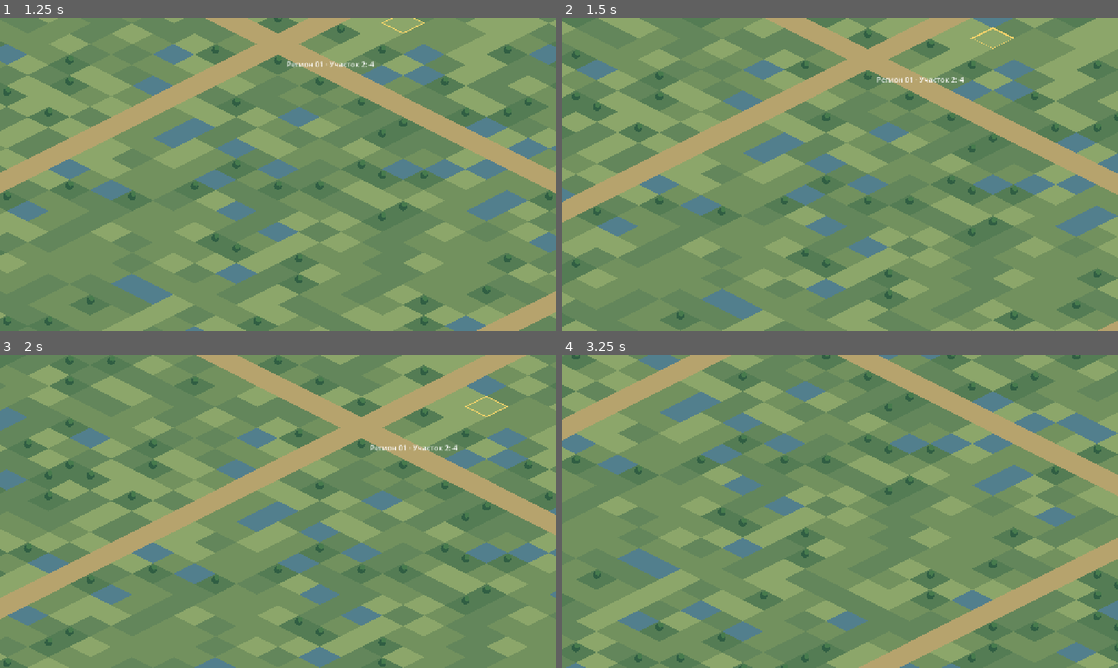
Above: before the commit, frames 1-4 (two rows, left to right).
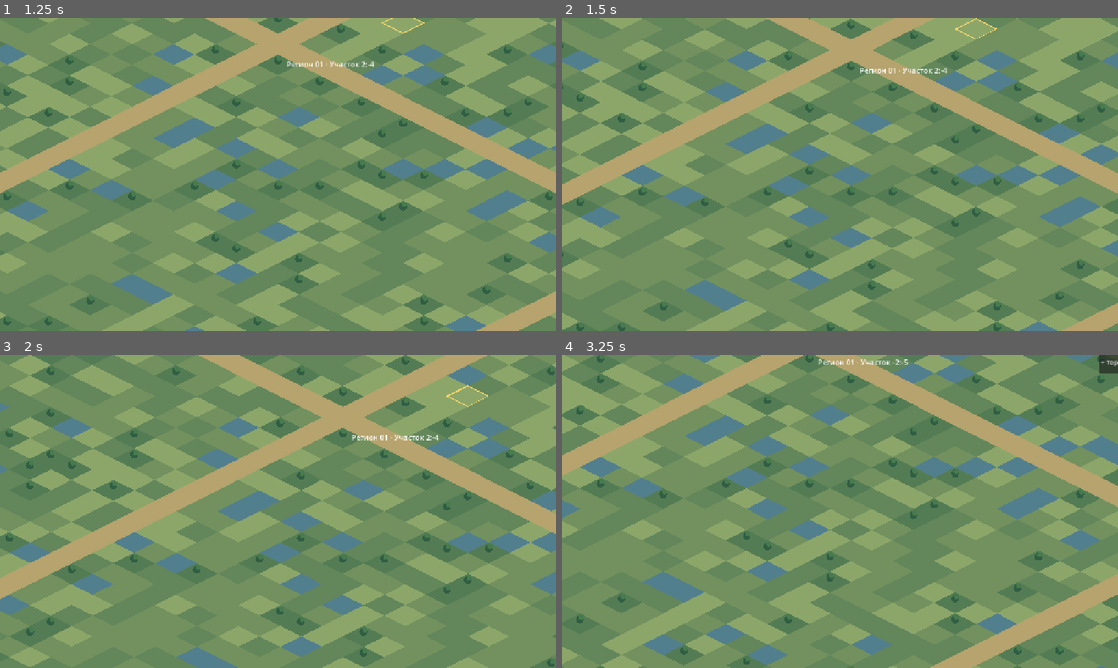
Above: after the commit, the same moments.

Repository: maillunex-lang/LunexEconom
Game: Godot game, scene res://world.tscn
The game is run twice, just before and just after one commit, with the same random seed, the same clock (stepped at 60 frames per second) and the same inputs.
Inputs (mouse positions are in pixels of both pictures, inside the frame that each line leads up to):
- Up to frame 1 (1.25 s): tap Enter at 0.5 s; move the mouse to (400, 158) at 0.52 s; click (400, 158) at 0.67 s
- Up to frame 2 (1.5 s): tap Space at 1.25 s; drag from (728, 190) to (812, 237) at 1.27 s
- Up to frame 3 (2 s): no input
- Up to frame 4 (3.25 s): move the mouse to (895, 442) at 2.02 s; click (895, 442) at 2.17 s; tap Enter at 2.75 s; drag from (812, 574) to (673, 464) at 2.77 s

Frame 1 is identical in both runs. In frame 2, 49% of the frame differs, in the area x 0-100%, y 0-100%; in frame 3, 55%; in frame 4, 59%.

Commit message:
feat(camera): frame-independent eased touch pan and pinch zoom

Diff:
--- a/client/world.gd
+++ b/client/world.gd
@@ -24,6 +24,14 @@
 var moved := false
 var pinch_distance := 0.0
 var last_mouse := Vector2.ZERO
+# Frame-rate independent camera easing. Targets follow touch; visible camera catches up.
+const PAN_RESPONSE := 13.0
+const ZOOM_RESPONSE := 10.0
+const PAN_SENSITIVITY := 0.78
+const ZOOM_SENSITIVITY := 0.70
+var target_position := Vector2.ZERO
+var target_zoom := 1.0
+var last_pinch_midpoint := Vector2.ZERO
 
 func _ready() -> void:
     camera = Camera2D.new()
@@ -31,6 +39,8 @@
     camera.enabled = true
     camera.position = Vector2(0, 300)
     camera.zoom = Vector2.ONE
+    target_position = camera.position
+    target_zoom = camera.zoom.x
     add_child(camera)
     _update_visible_chunks()
 
@@ -117,7 +127,12 @@
     var coord := Vector2i(floori(float(cell.x) / CHUNK), floori(float(cell.y) / CHUNK))
     if active_chunks.has(coord): active_chunks[coord].queue_redraw()
 
-func _process(_delta: float) -> void:
+func _process(delta: float) -> void:
+    var pan_alpha := 1.0 - exp(-PAN_RESPONSE * minf(delta, 0.1))
+    var zoom_alpha := 1.0 - exp(-ZOOM_RESPONSE * minf(delta, 0.1))
+    camera.position = camera.position.lerp(target_position, pan_alpha)
+    var z := lerpf(camera.zoom.x, target_zoom, zoom_alpha)
+    camera.zoom = Vector2(z, z)
     if camera.position != last_camera_position or camera.zoom.x != last_zoom:
         last_camera_position = camera.position
         last_zoom = camera.zoom.x
@@ -138,6 +153,7 @@
             if touch_points.size() == 2:
                 var pair := touch_points.values()
                 pinch_distance = pair[0].distance_to(pair[1])
+                last_pinch_midpoint = (pair[0] + pair[1]) * 0.5
                 moved = true
         else:
             if touch_points.size() == 1 and not moved:
@@ -149,21 +165,25 @@
         var old: Vector2 = touch_points.get(event.index, event.position - event.relative)
         touch_points[event.index] = event.position
         if touch_points.size() == 1:
-            camera.position -= (event.position - old) / camera.zoom
+            target_position -= (event.position - old) * PAN_SENSITIVITY / target_zoom
             moved = true
         elif touch_points.size() == 2:
             var points := touch_points.values()
             var dist: float = points[0].distance_to(points[1])
             if pinch_distance > 0.0:
-                set_zoom(camera.zoom.x * dist / pinch_distance)
+                var ratio := dist / pinch_distance
+                set_zoom(target_zoom * pow(ratio, ZOOM_SENSITIVITY))
+            var midpoint: Vector2 = (points[0] + points[1]) * 0.5
+            target_position -= (midpoint - last_pinch_midpoint) * PAN_SENSITIVITY / target_zoom
+            last_pinch_midpoint = midpoint
             pinch_distance = dist
             moved = true
         clamp_camera()
     elif event is InputEventMouseButton:
         if event.button_index == MOUSE_BUTTON_WHEEL_UP and event.pressed:
-            set_zoom(camera.zoom.x * 1.12)
+            set_zoom(target_zoom * 1.12)
         elif event.button_index == MOUSE_BUTTON_WHEEL_DOWN and event.pressed:
-            set_zoom(camera.zoom.x / 1.12)
+            set_zoom(target_zoom / 1.12)
         elif event.button_index == MOUSE_BUTTON_LEFT:
             dragging = event.pressed
             if dragging:
@@ -172,7 +192,7 @@
             elif not moved:
                 select_screen(event.position)
     elif event is InputEventMouseMotion and dragging:
-        camera.position -= event.relative / camera.zoom
+        target_position -= event.relative * PAN_SENSITIVITY / target_zoom
         moved = true
         clamp_camera()
 
@@ -188,13 +208,13 @@
 
 func set_zoom(z: float) -> void:
     var v := clampf(z, 0.45, 2.3)
-    camera.zoom = Vector2(v, v)
+    target_zoom = v
     clamp_camera()
 
 func clamp_camera() -> void:
     # Exploration camera can move beyond discovered chunks; no fixed world edge.
-    camera.position.x = clampf(camera.position.x, -500000.0, 500000.0)
-    camera.position.y = clampf(camera.position.y, -500000.0, 500000.0)
+    target_position.x = clampf(target_position.x, -500000.0, 500000.0)
+    target_position.y = clampf(target_position.y, -500000.0, 500000.0)
 
 func expand_city(chunks: int = 1) -> void:
     expansion_radius += maxi(chunks, 1) * CHUNK
